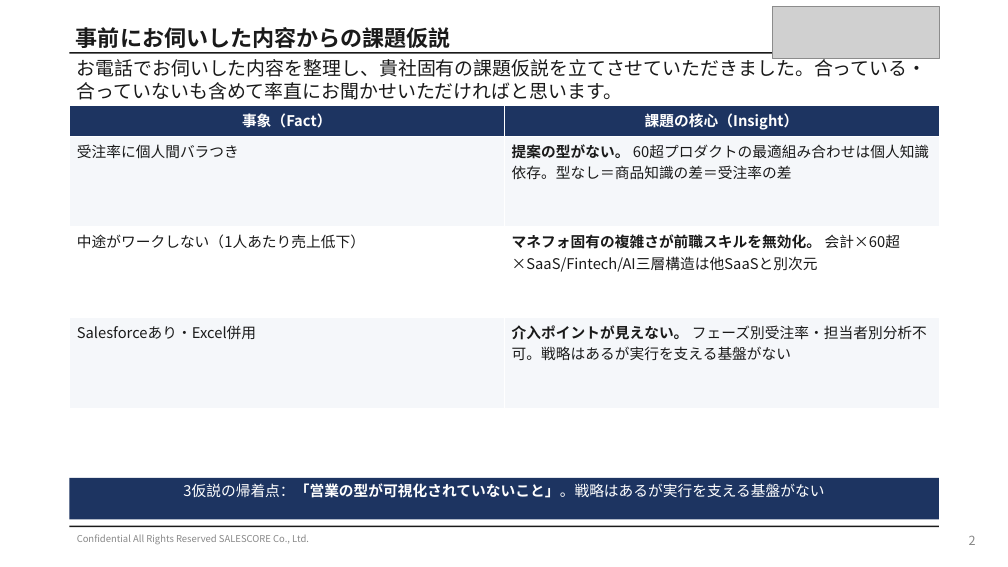
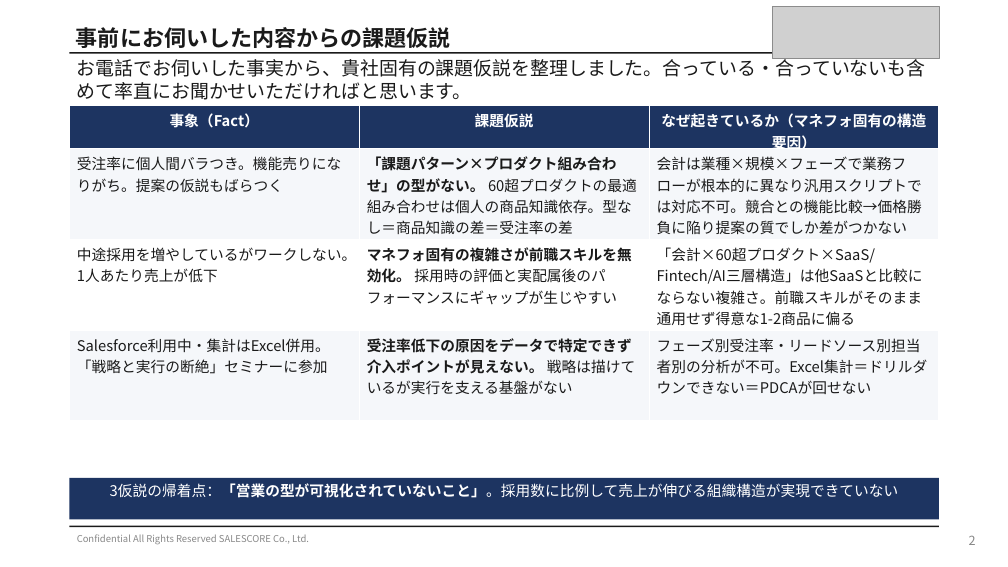
Before and after one commit to shintanagami-netizen/-, a slide deck: slide 2 of slides_p10_p12.pptx. Drawn at 1008x567 pixels with LibreOffice and Linux fonts; fonts in the diff are those of the drawing; grey boxes stand for pictures. Boxes give left, top, right and bottom in pixels: in the first picture for what was removed or moved away, otherwise in the second. Text is boxed around its words. In the diff, an @@ line names an element or a change of style, - is before the commit and + after.

```diff
--- a/slides_p10_p12.pptx
+++ b/slides_p10_p12.pptx
@@ text at bbox=[77, 56, 926, 100]: text changed @@
-お電話でお伺いした内容を整理し、貴社固有の課題仮説を立てさせていただきました。合っている・合っていないも含めて率直にお聞かせいただければと思います。
+お電話でお伺いした事実から、貴社固有の課題仮説を整理しました。合っている・合っていないも含めて率直にお聞かせいただければと思います。
@@ table at bbox=[70, 106, 938, 408] @@
-column 1: 事象（Fact） | 受注率に個人間バラつき | 中途がワークしない（1人あたり売上低下） | Salesforceあり・Excel併用
-column 2: 課題の核心（Insight） | 提案の型がない。 60超プロダクトの最適組み合わせは個人知識依存。型なし＝商品知識の差＝受注率の差 | マネフォ固有の複雑さが前職スキルを無効化。 会計×60超×SaaS/Fintech/AI三層構造は他SaaSと別次元 | 介入ポイントが見えない。 フェーズ別受注率・担当者別分析不可。戦略はあるが実行を支える基盤がない
+column 1: 事象（Fact） | 受注率に個人間バラつき。機能売りになりがち。提案の仮説もばらつく | 中途採用を増やしているがワークしない。1人あたり売上が低下 | Salesforce利用中・集計はExcel併用。「戦略と実行の断絶」セミナーに参加
+column 2: 課題仮説 | 「課題パターン×プロダクト組み合わせ」の型がない。 60超プロダクトの最適組み合わせは個人の商品知識依存。型なし＝商品知識の差＝受注率の差 | マネフォ固有の複雑さが前職スキルを無効化。 採用時の評価と実配属後のパフォーマンスにギャップが生じやすい | 受注率低下の原因をデータで特定できず介入ポイントが見えない。 戦略は描けているが実行を支える基盤がない
+column 3: なぜ起きているか（マネフォ固有の構造要因） | 会計は業種×規模×フェーズで業務フローが根本的に異なり汎用スクリプトでは対応不可。競合との機能比較→価格勝負に陥り提案の質でしか差がつかない | 「会計×60超プロダクト×SaaS/Fintech/AI三層構造」は他SaaSと比較にならない複雑さ。前職スキルがそのまま通用せず得意な1-2商品に偏る | フェーズ別受注率・リードソース別担当者別の分析が不可。Excel集計＝ドリルダウンできない＝PDCAが回せない
@@ text at bbox=[110, 483, 899, 498]: text changed @@
-3仮説の帰着点：「営業の型が可視化されていないこと」。戦略はあるが実行を支える基盤がない
+3仮説の帰着点：「営業の型が可視化されていないこと」。採用数に比例して売上が伸びる組織構造が実現できていない
```
Also in this commit, not shown: 2 other slides changed.
